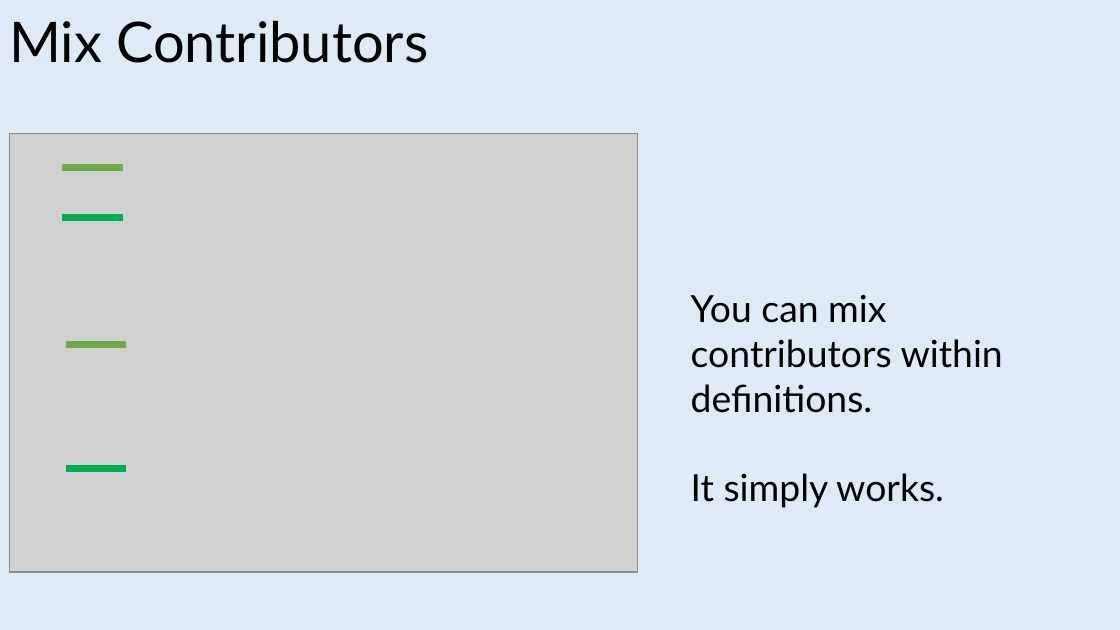
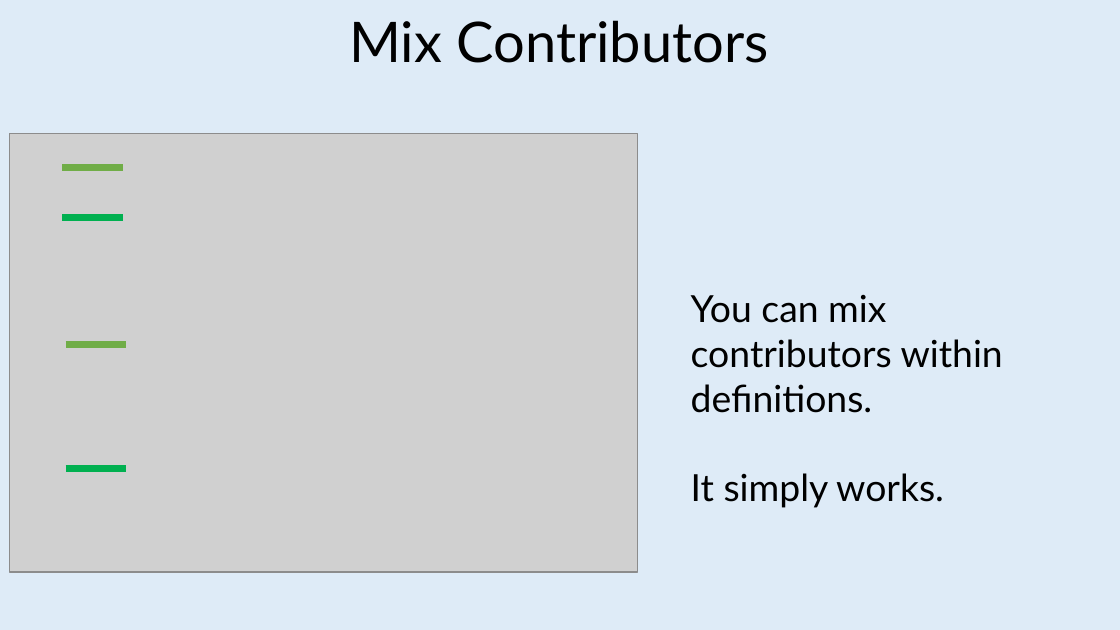
Before and after one commit to jeromerg/NCase, a slide deck: slide 19 of src/Documentation/Slides/Slides.pptx (slide 15 before the commit). Drawn at 1120x630 pixels with LibreOffice and Linux fonts; fonts in the diff are those of the drawing; grey boxes stand for pictures. Boxes give left, top, right and bottom in pixels: in the first picture for what was removed or moved away, otherwise in the second. Text is boxed around its words. In the diff, an @@ line names an element or a change of style, - is before the commit and + after.

```diff
--- a/src/Documentation/Slides/Slides.pptx
+++ b/src/Documentation/Slides/Slides.pptx
@@ text "Mix Contributors" at (x1=349, y1=20, x2=769, y2=63): alignment left to centre @@
```
Also in this commit, not shown: 8 other slides changed, 10 slides added, 6 slides removed, 2 other files.
